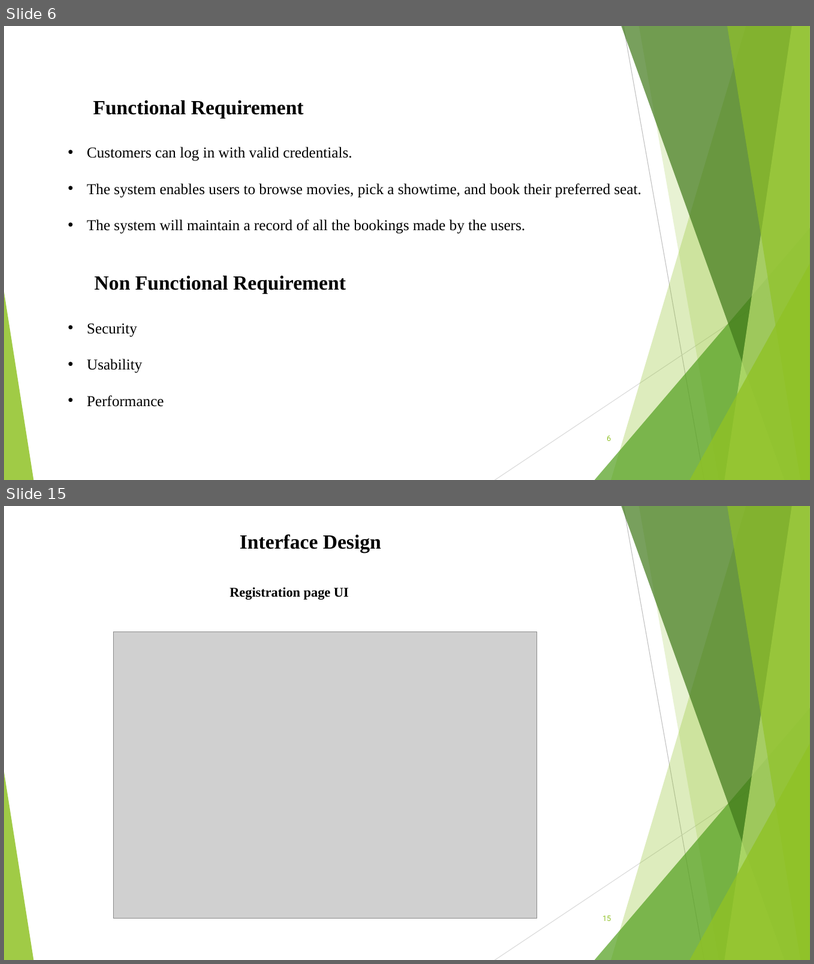
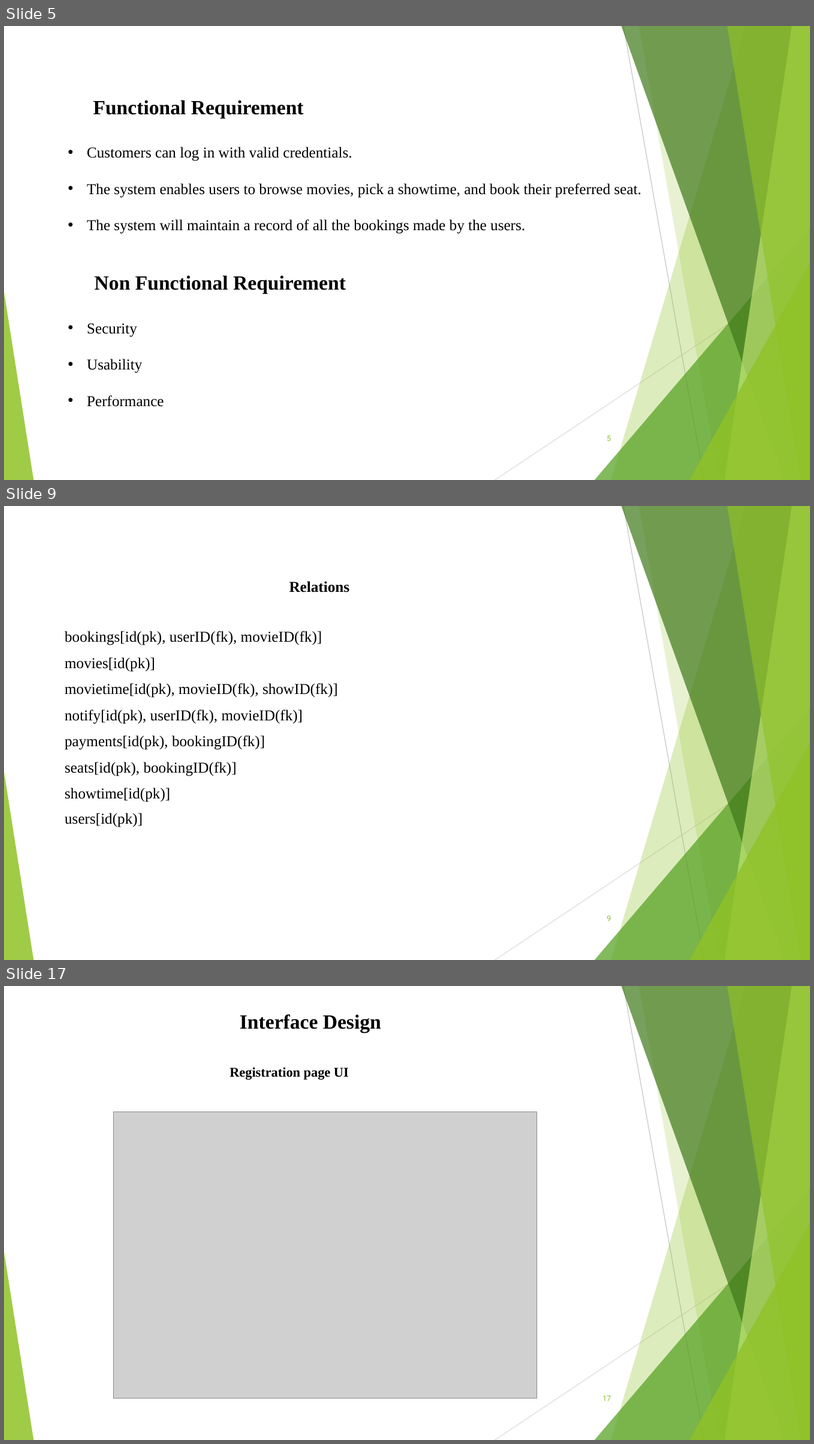
Before and after one commit to nepal4972/Movie_Ticket_Booking_SixthSemProject, a slide deck: documentation/MTB.pptx. Shown one above the other, each under a label of ours: slides 6 and 15 before the commit, slides 5, 9 and 17 after it; the slides between them are not shown. The pictures are 814x964 and 814x1444 pixels, drawn with LibreOffice and Linux fonts; fonts in the diff are those of the drawing; grey boxes stand for pictures. Boxes give left, top, right and bottom in pixels: in the first picture for what was removed or moved away, otherwise in the second. Text is boxed around its words. In the diff, an @@ line names an element or a change of style, - is before the commit and + after.

```diff
--- a/documentation/MTB.pptx
+++ b/documentation/MTB.pptx
@@ slide 9 added at [4,506,810,960], background #FFFFFF; not listed: 10 template elements that a slide beside it also shows @@
@@ text added at [65,581,350,827], 18 pt, text #000000 @@
+Relations
+bookings[id(pk), userID(fk), movieID(fk)]
+movies[id(pk)]
+movietime[id(pk), movieID(fk), showID(fk)]
+notify[id(pk), userID(fk), movieID(fk)]
+payments[id(pk), bookingID(fk)]
+seats[id(pk), bookingID(fk)]
+showtime[id(pk)]
+users[id(pk)]
@@ page number added at [607,915,611,921], 9 pt, text #90C226 @@
+9
@@ what was slide 6 is now slide 5 @@
@@ page number at [607,435,611,441]: text changed @@
-6
+5
@@ what was slide 15 is now slide 17 @@
@@ page number at [603,1395,611,1401]: text changed @@
-15
+17
```
Also in this commit, not shown: 7 slides changed, 5 other slides added, 5 slides removed, 5 other files.
